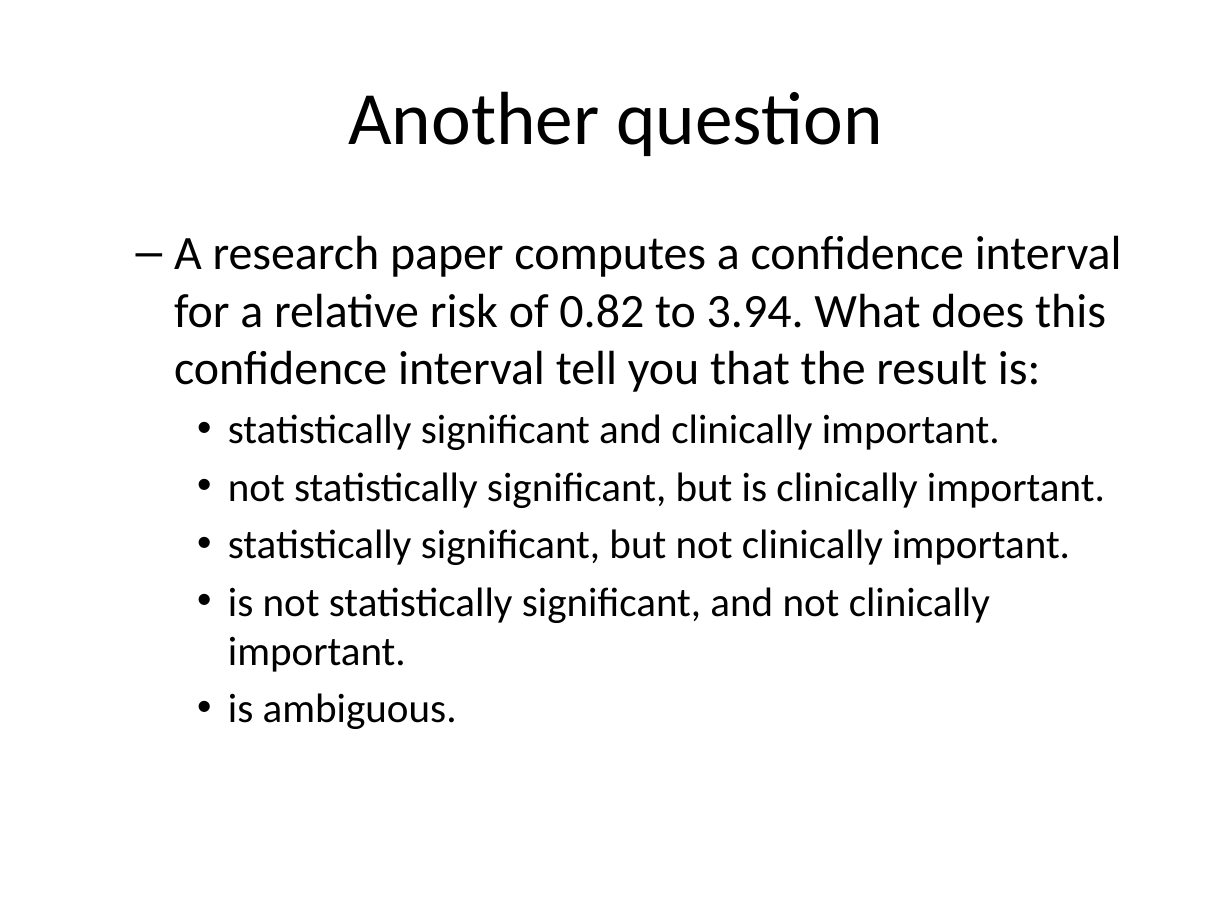
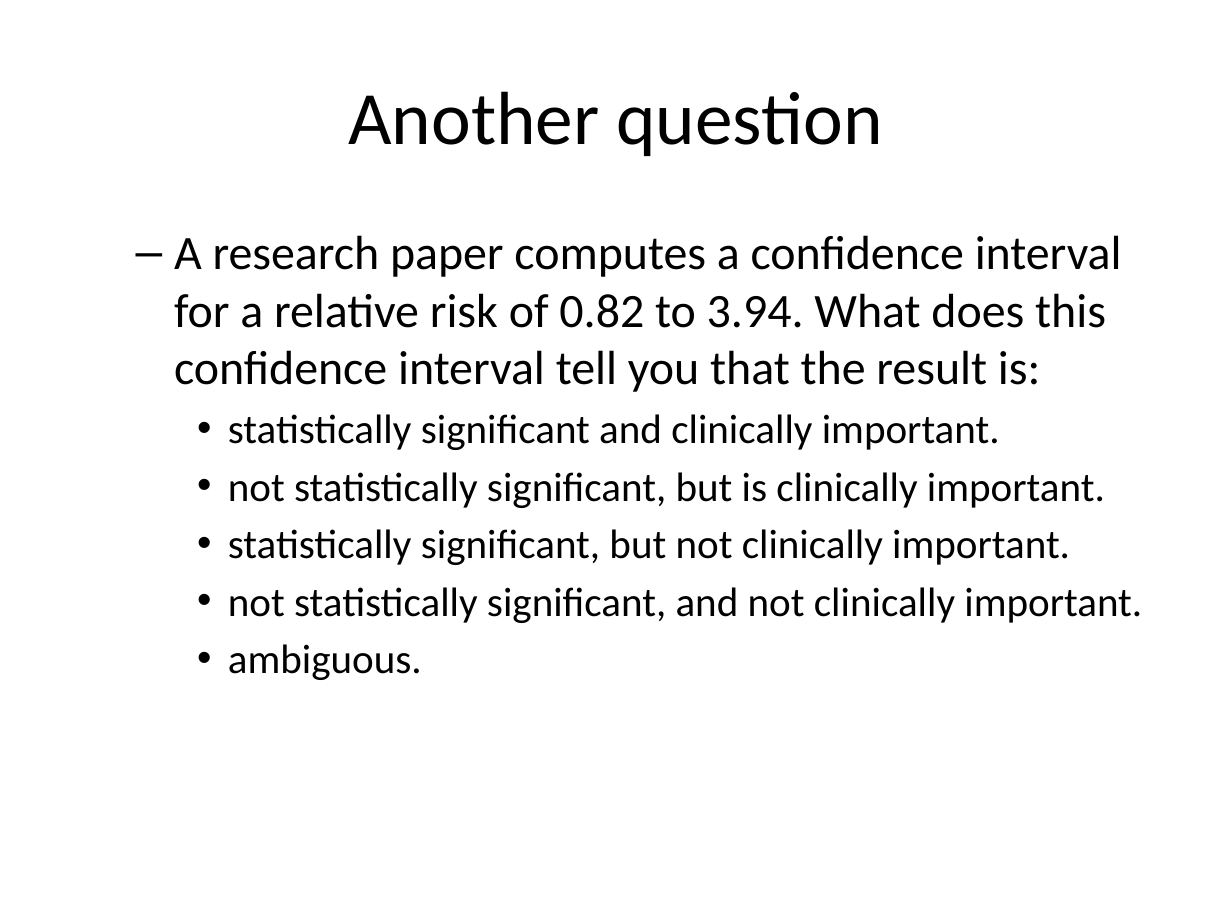
Before and after one commit to classes-medb/5510, a slide deck: slide 3 of src/video-12-hypothesis-testing.pptx. Drawn at 1232x924 pixels with LibreOffice and Linux fonts; fonts in the diff are those of the drawing. Boxes give left, top, right and bottom in pixels: in the first picture for what was removed or moved away, otherwise in the second. Text is boxed around its words. In the diff, an @@ line names an element or a change of style, - is before the commit and + after.

```diff
--- a/src/video-12-hypothesis-testing.pptx
+++ b/src/video-12-hypothesis-testing.pptx
@@ text at (228, 587, 1142, 680): text changed @@
-    • is not statistically significant, and not clinically important.
-    • is ambiguous.
+    • not statistically significant, and not clinically important.
+    • ambiguous.
```
Also in this commit, not shown: 8 other slides changed, 33 slides added, 3 slides removed, 21 other files.
